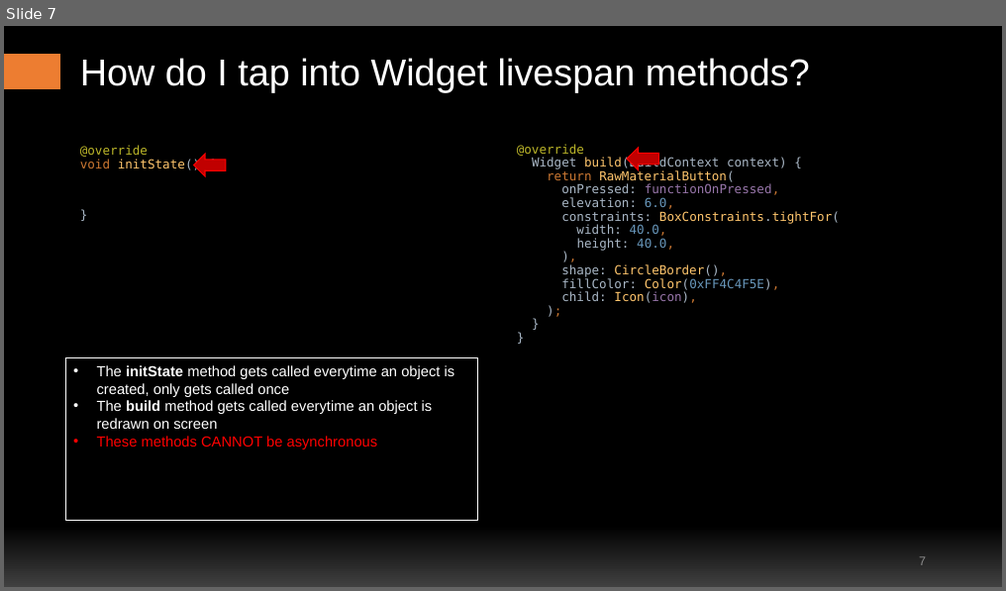
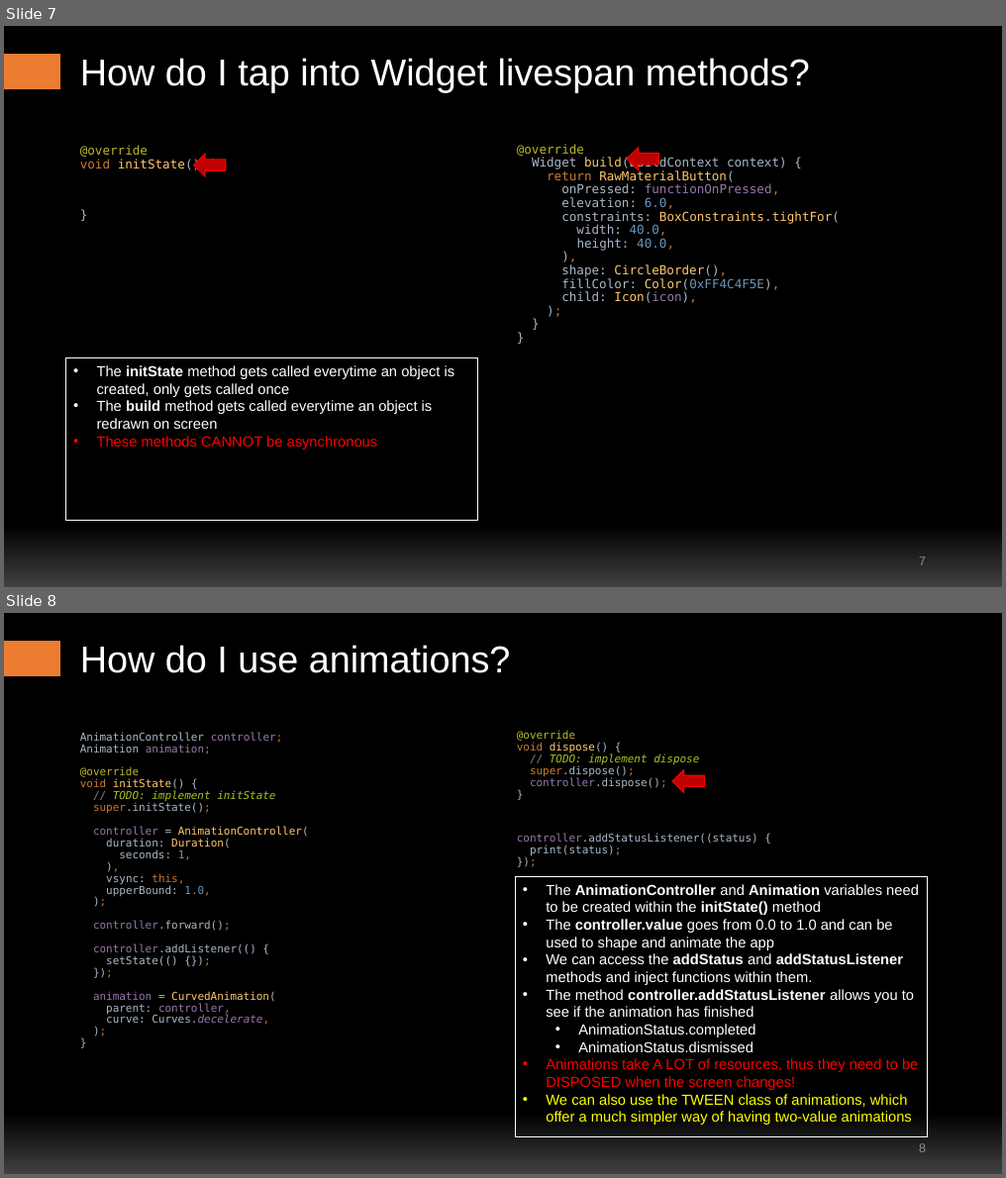
Before and after one commit to agonzalezpuerta/FlutterCourseApps, a slide deck: Flutter_Bootcamp_Review.pptx. Shown one above the other, each under a label of ours: slide 7 before the commit, slides 7 and 8 after it. The pictures are 1006x591 and 1006x1178 pixels, drawn with LibreOffice and Linux fonts; fonts in the diff are those of the drawing. Boxes give left, top, right and bottom in pixels: in the first picture for what was removed or moved away, otherwise in the second. Text is boxed around its words. In the diff, an @@ line names an element or a change of style, - is before the commit and + after.

Commit message:
Updated presentation.

```diff
--- a/Flutter_Bootcamp_Review.pptx
+++ b/Flutter_Bootcamp_Review.pptx
@@ slide 8 added at (4,613,1002,1174), background gradient #000000 to #404040 @@
@@ rectangle added at (5,641,60,676), fill #ED7D31, outline #ED7D31 1 pt @@
@@ title added at (80,645,511,673), 36 pt, text #FFFFFF @@
+How do I use animations?
@@ text added at (517,730,758,857), 10.5 pt, text #A9B7C6 @@
+@override
+void dispose() {
+// TODO: implement dispose
+super.dispose();
+controller.dispose();
+}
+controller.addStatusListener((status) {
+print(status);
+});
@@ text added at (80,732,309,1025), 10.5 pt, text #A9B7C6 @@
+AnimationController controller;
+Animation animation;
+@override
+void initState() {
+// TODO: implement initState
+super.initState();
+controller = AnimationController(
+duration: Duration(
+seconds: 1,
+),
+vsync: this,
+upperBound: 1.0,
+);
+controller.forward();
+controller.addListener(() {
+setState(() {});
+});
+animation = CurvedAnimation(
+parent: controller,
+curve: Curves.decelerate,
+);
+}
@@ right arrow added at (672,770,705,792), fill #C00000, outline #FF0000 1 pt @@
@@ rectangle added at (515,877,928,1138), outline #FFFFFF 1 pt, 14 pt, text #FFFFFF @@
+• The AnimationController and Animation variables need to be created within the initState() method
+• The controller.value goes from 0.0 to 1.0 and can be used to shape and animate the app
+• We can access the addStatus and addStatusListener methods and inject functions within them.
+• The method controller.addStatusListener allows you to see if the animation has finished
+  • AnimationStatus.completed
+  • AnimationStatus.dismissed
+• Animations take A LOT of resources, thus they need to be DISPOSED when the screen changes!
+• We can also use the TWEEN class of animations, which offer a much simpler way of having two-value animations
@@ page number added at (919,1144,926,1153), 12 pt, text #8C8C8C @@
+8
```
